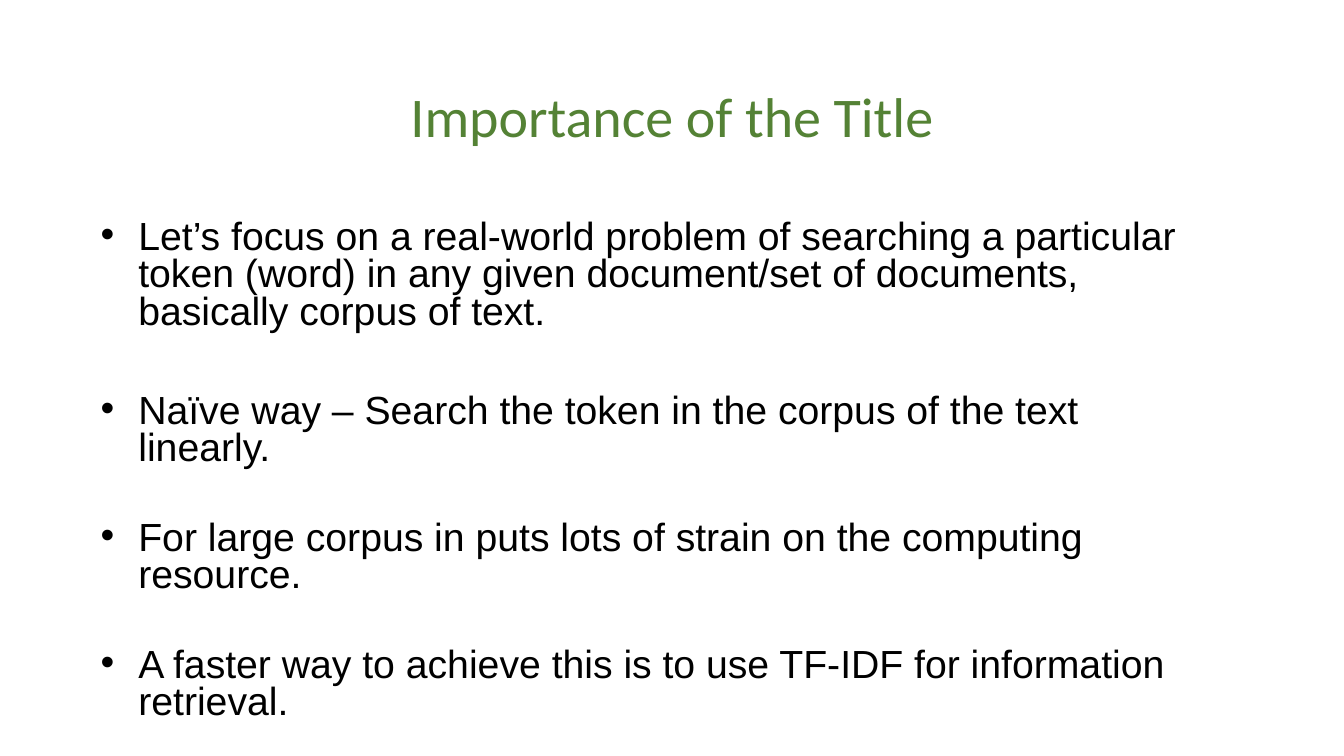
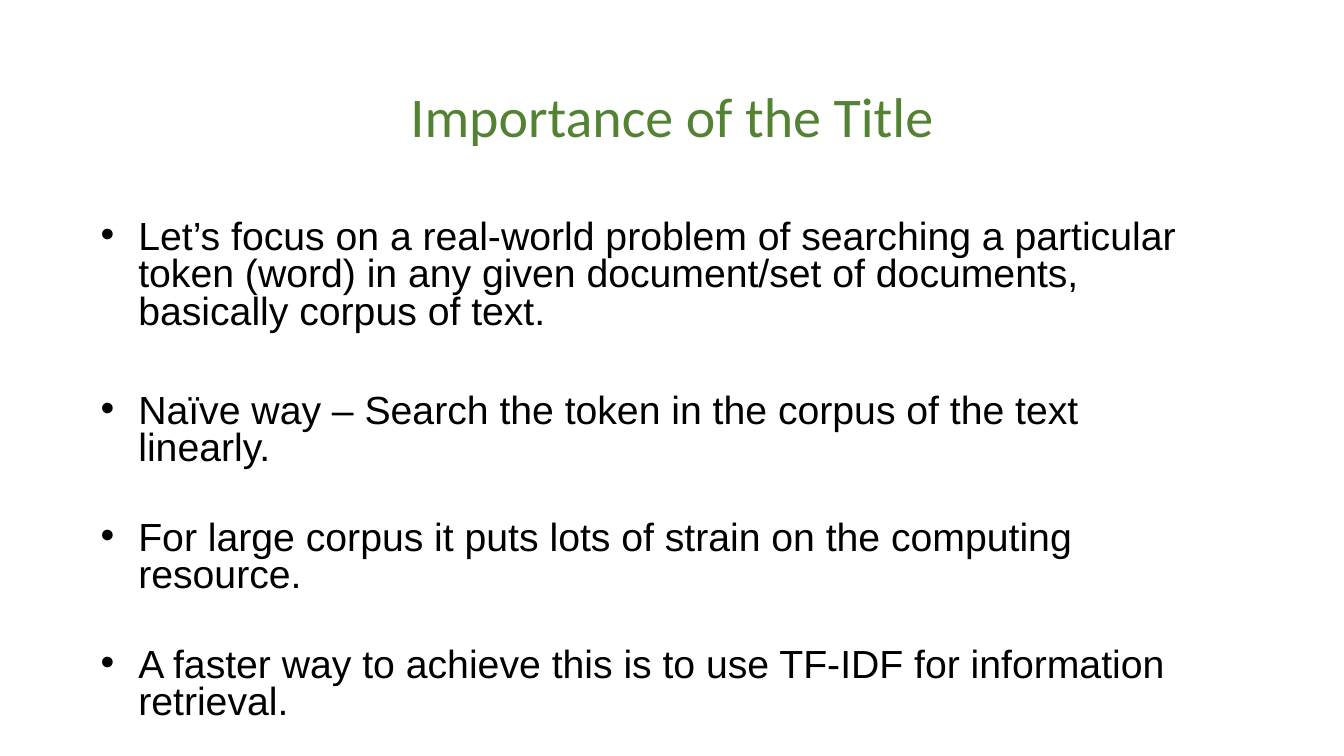
Before and after one commit to Arpit-Gole/AI_and_ML_Student_Club, a slide deck: slide 2 of 2022/workshop1/Presentation.pptx. Drawn at 1344x756 pixels with LibreOffice and Linux fonts; fonts in the diff are those of the drawing. Boxes give left, top, right and bottom in pixels: in the first picture for what was removed or moved away, otherwise in the second. Text is boxed around its words. In the diff, an @@ line names an element or a change of style, - is before the commit and + after.

```diff
--- a/2022/workshop1/Presentation.pptx
+++ b/2022/workshop1/Presentation.pptx
@@ text at (138, 522, 1072, 589): text changed @@
-• For large corpus in puts lots of strain on the computing resource.
+• For large corpus it puts lots of strain on the computing resource.
```
Also in this commit, not shown: 1 other slide changed, 1 other file.
